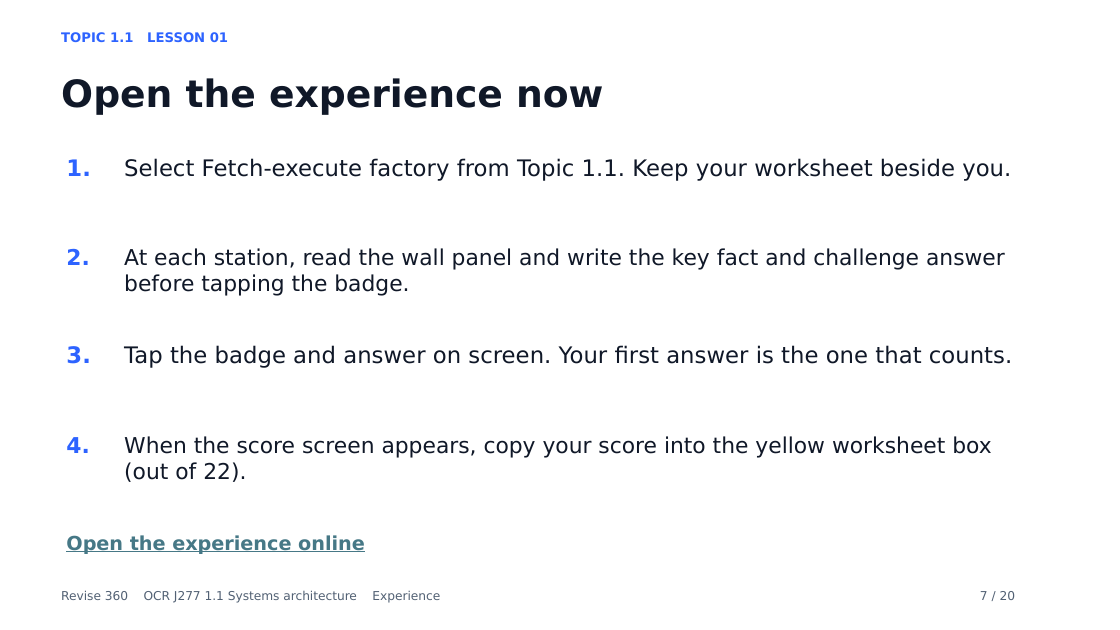
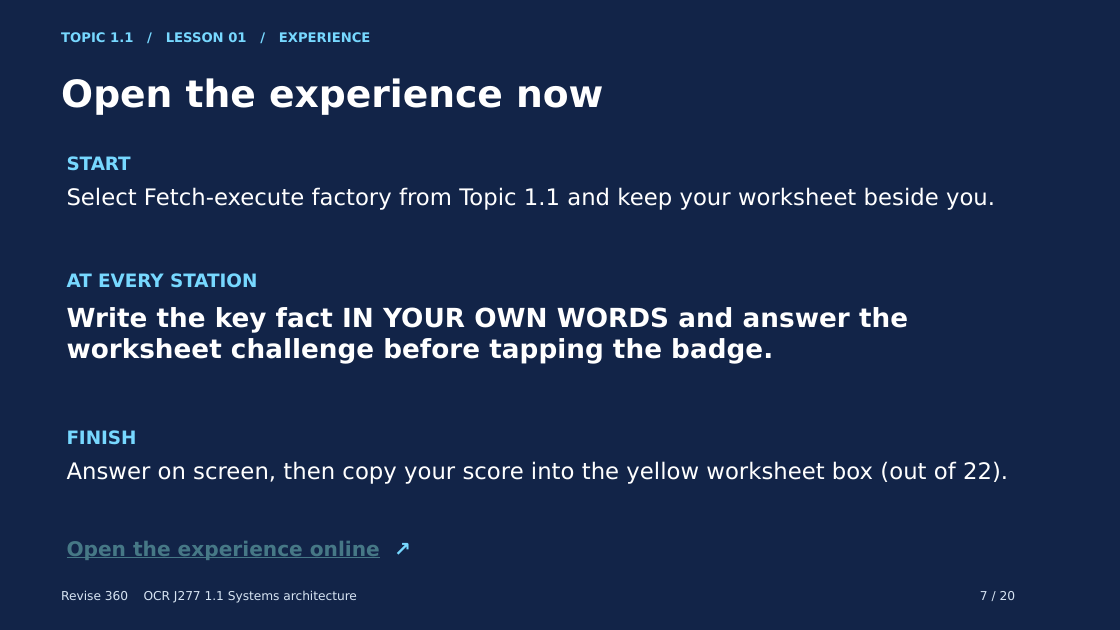
Before and after one commit to MrP-CS/Revise360, a slide deck: slide 7 of presentations/SA_L01_FetchExecuteFactory_Lesson.pptx. Drawn at 1120x630 pixels with LibreOffice and Linux fonts; fonts in the diff are those of the drawing. Boxes give left, top, right and bottom in pixels: in the first picture for what was removed or moved away, otherwise in the second. Text is boxed around its words. In the diff, an @@ line names an element or a change of style, - is before the commit and + after.

Commit message:
Refine Topic 1.1 lesson decks and teaching flow

```diff
--- a/presentations/SA_L01_FetchExecuteFactory_Lesson.pptx
+++ b/presentations/SA_L01_FetchExecuteFactory_Lesson.pptx
@@ background #FFFFFF to #122448 @@
@@ text at box(61, 32, 371, 42): text changed; text colour #2D63FF to #77D8FF @@
-TOPIC 1.1 LESSON 01
+TOPIC 1.1 / LESSON 01 / EXPERIENCE
@@ text "Open the experience now" at box(61, 78, 603, 115): text colour #101828 to #FFFFFF @@
@@ text at box(67, 156, 131, 171): text changed; size 19.5 to 15.8 pt; text colour #2D63FF to #77D8FF @@
-1.
+START
@@ text at box(67, 187, 995, 210): text changed; text colour #101828 to #FFFFFF @@
-Select Fetch-execute factory from Topic 1.1. Keep your worksheet beside you.
+Select Fetch-execute factory from Topic 1.1 and keep your worksheet beside you.
@@ text removed at box(66, 249, 89, 265) @@
-2.
@@ text added at box(67, 273, 257, 288), 15.8 pt, text #77D8FF, bold @@
+AT EVERY STATION
@@ text at box(67, 307, 908, 364): text changed; size 18.8 to 22.5 pt; text colour #101828 to #FFFFFF; bold on @@
-At each station, read the wall panel and write the key fact and challenge answer before tapping the badge.
+Write the key fact IN YOUR OWN WORDS and answer the worksheet challenge before tapping the badge.
@@ text removed at box(66, 346, 90, 364) @@
-3.
@@ text removed at box(124, 345, 1012, 368) @@
-Tap the badge and answer on screen. Your first answer is the one that counts.
@@ text removed at box(66, 437, 89, 453) @@
-4.
@@ text added at box(67, 430, 137, 445), 15.8 pt, text #77D8FF, bold @@
+FINISH
@@ text at box(67, 461, 1008, 484): text changed; size 18.8 to 19.5 pt; text colour #101828 to #FFFFFF @@
-When the score screen appears, copy your score into the yellow worksheet box (out of 22).
+Answer on screen, then copy your score into the yellow worksheet box (out of 22).
@@ text at box(67, 541, 380, 560): text changed; size 16.5 to 17.2 pt @@
-Open the experience online
+Open the experience online ↗
@@ text at box(61, 590, 357, 603): text changed; text colour #526174 to #D7E4F3 @@
-Revise 360 OCR J277 1.1 Systems architecture Experience
+Revise 360 OCR J277 1.1 Systems architecture
@@ text "7 / 20" at box(980, 591, 1016, 600): text colour #526174 to #D7E4F3 @@
```
Also in this commit, not shown: 19 other slides changed, 4 other files.
